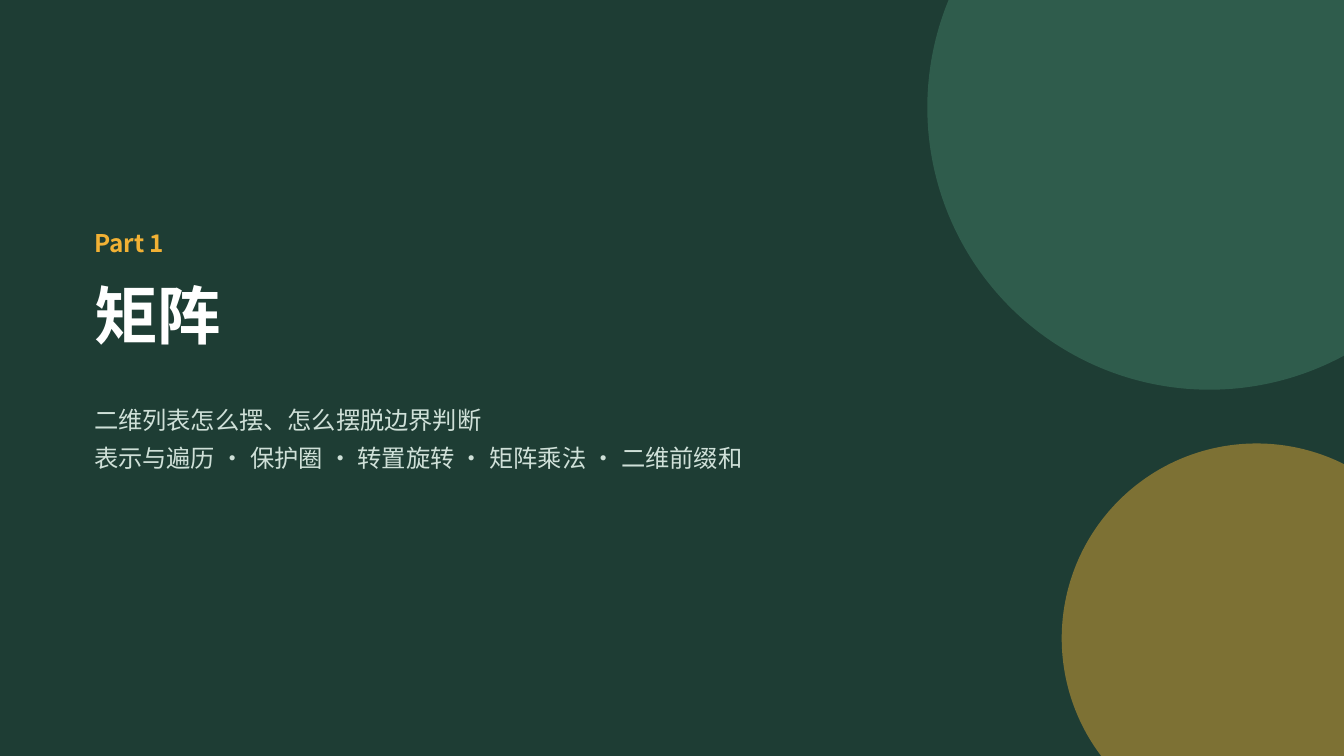
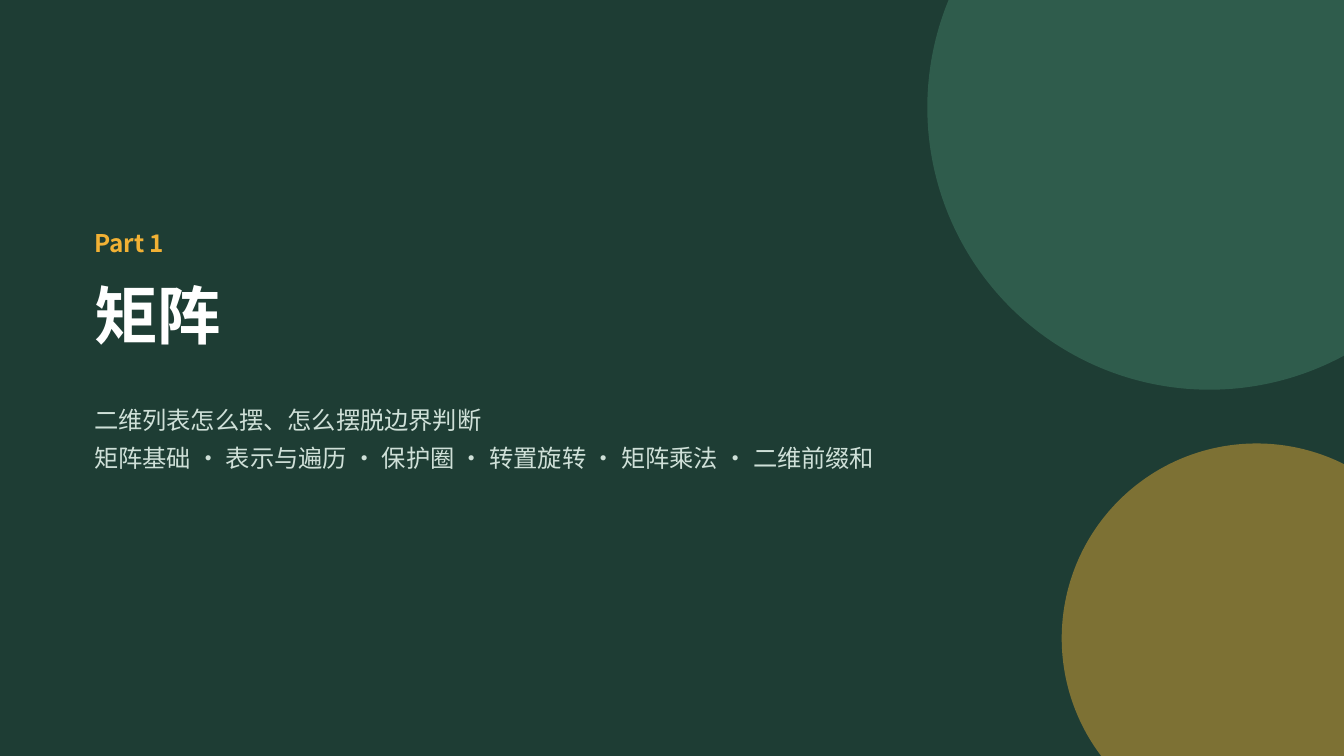
Before and after one commit to GMyhf/2026fall-cs101, a slide deck: slide 5 of courseware/202610_ADS_W06_Matrices_Sorting_Greedy.pptx. Drawn at 1344x756 pixels with LibreOffice and Linux fonts; fonts in the diff are those of the drawing. Boxes give left, top, right and bottom in pixels: in the first picture for what was removed or moved away, otherwise in the second. Text is boxed around its words. In the diff, an @@ line names an element or a change of style, - is before the commit and + after.

```diff
--- a/courseware/202610_ADS_W06_Matrices_Sorting_Greedy.pptx
+++ b/courseware/202610_ADS_W06_Matrices_Sorting_Greedy.pptx
@@ text at (x1=94, y1=446, x2=874, y2=469): text changed @@
-表示与遍历 · 保护圈 · 转置旋转 · 矩阵乘法 · 二维前缀和
+矩阵基础 · 表示与遍历 · 保护圈 · 转置旋转 · 矩阵乘法 · 二维前缀和
```
Also in this commit, not shown: 39 other slides changed, 6 slides added.
